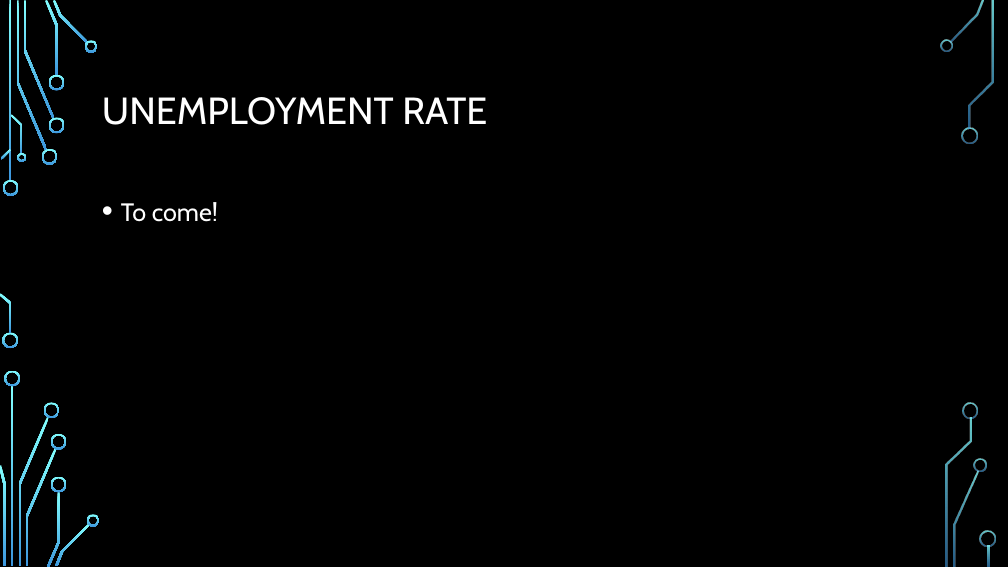
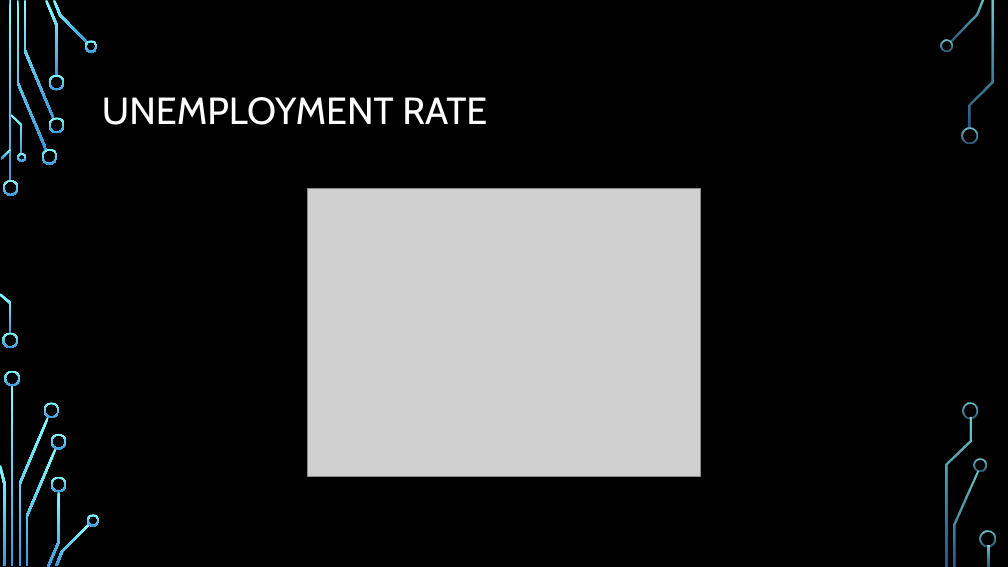
Before and after one commit to jmort16/API_Project, a slide deck: slide 5 of API project presentation.pptx. Drawn at 1008x567 pixels with LibreOffice and Linux fonts; fonts in the diff are those of the drawing; grey boxes stand for pictures; background and template pictures are left out. Boxes give left, top, right and bottom in pixels: in the first picture for what was removed or moved away, otherwise in the second. Text is boxed around its words. In the diff, an @@ line names an element or a change of style, - is before the commit and + after.

```diff
--- a/API project presentation.pptx
+++ b/API project presentation.pptx
@@ text removed at [121,202,218,222] @@
-• To come!
@@ picture added at [308,188,700,476] @@
```
Also in this commit, not shown: 1 other slide changed.
